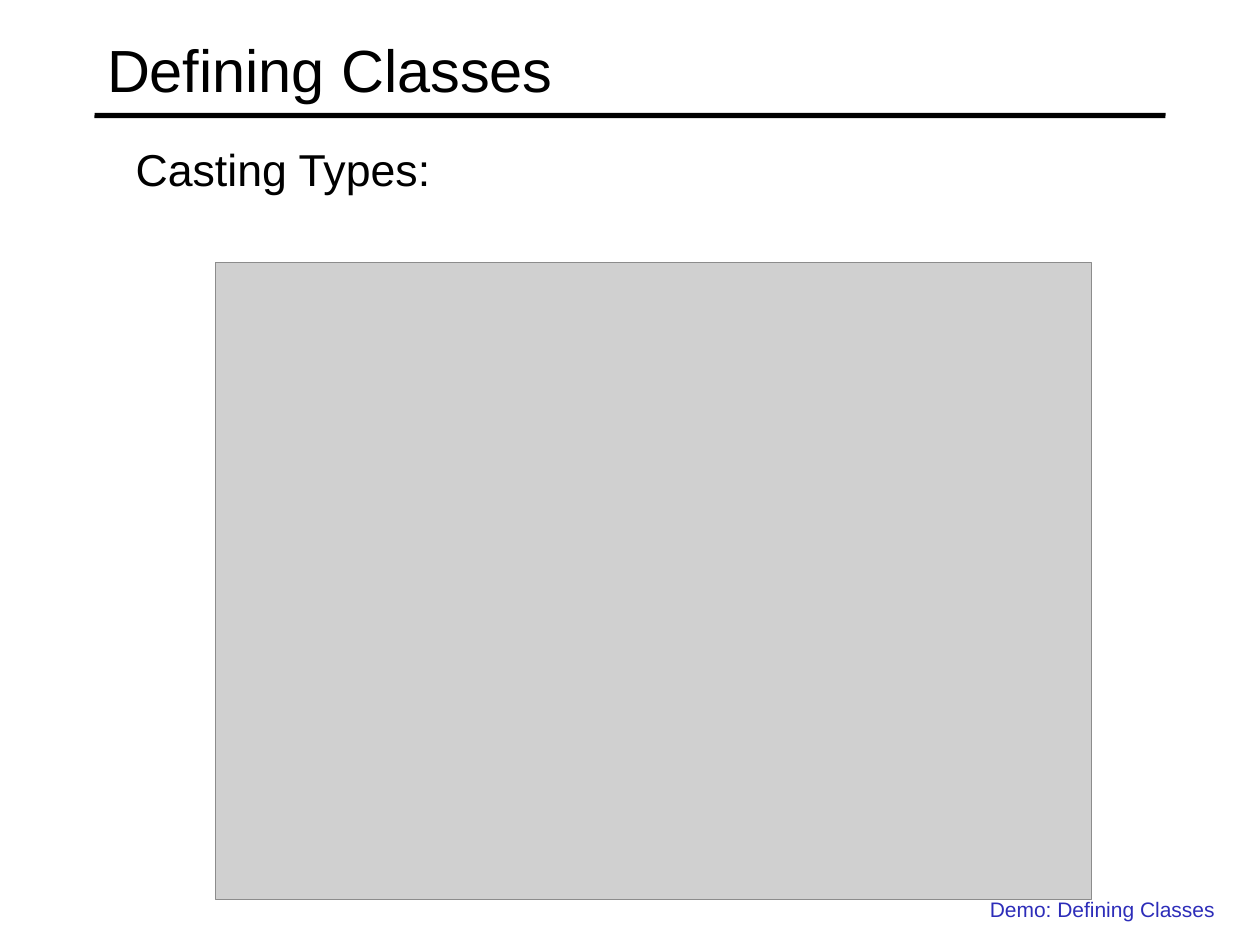
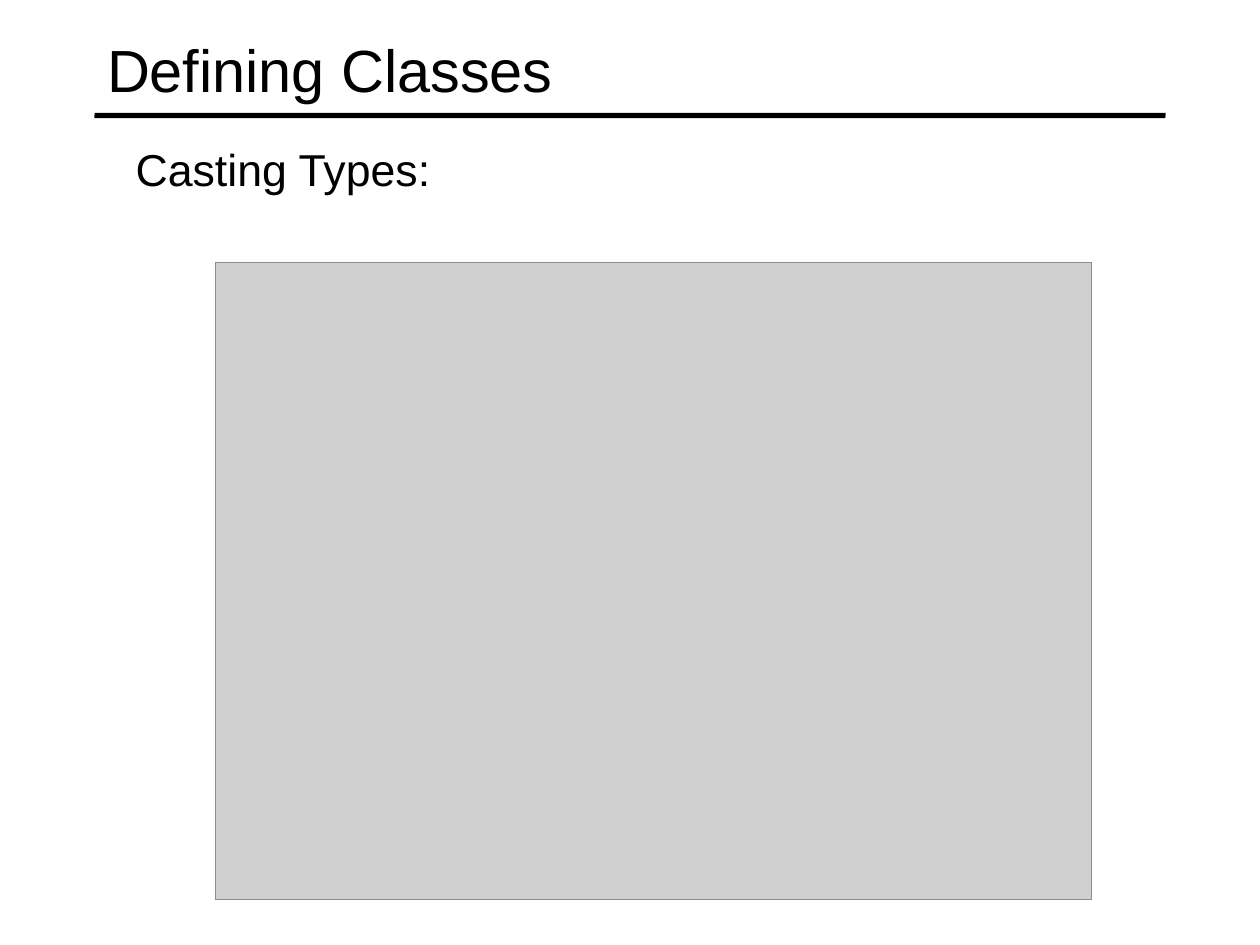
Before and after one commit to specter01wj/Jago_Link_Training, a slide deck: slide 11 of Angular/Angular7/TypeScript Fundamentals/3.Classes and Interfaces/L3_Classes and Interfaces.ppt. Drawn at 1260x945 pixels with LibreOffice and Linux fonts; fonts in the diff are those of the drawing; grey boxes stand for pictures. Boxes give left, top, right and bottom in pixels: in the first picture for what was removed or moved away, otherwise in the second. Text is boxed around its words. In the diff, an @@ line names an element or a change of style, - is before the commit and + after.

```diff
--- a/Angular/Angular7/TypeScript Fundamentals/3.Classes and Interfaces/L3_Classes and Interfaces.ppt
+++ b/Angular/Angular7/TypeScript Fundamentals/3.Classes and Interfaces/L3_Classes and Interfaces.ppt
@@ text removed at [990, 901, 1215, 921] @@
-  Demo: Defining Classes
```
Also in this commit, not shown: 1 other slide changed.
